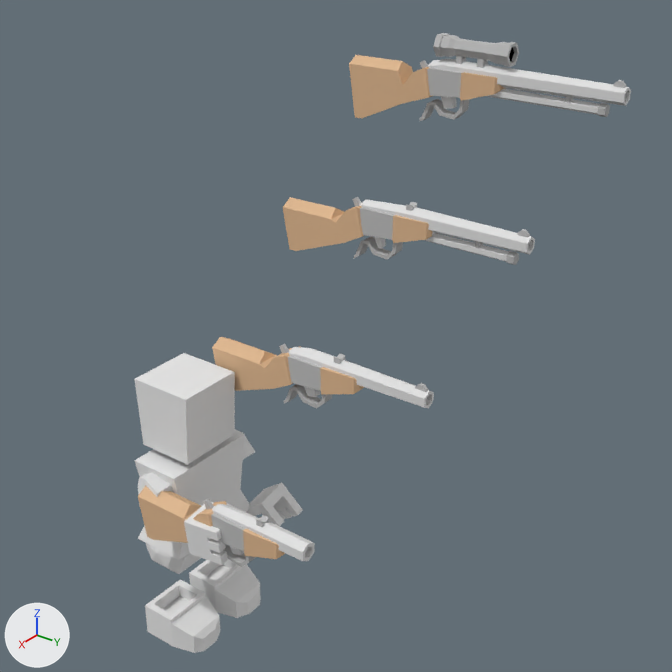
Before and after pictures for a commit that changed the Blender file core/weapons/assets/riflesFinal.blend.
Rendered twice from the file's camera 'Camera'. The lights are fixed; the arrows at lower left show +X, +Y and +Z.

Before the edit, the objects in view are built like this:
```python
ob_handle = bpy.data.objects.new('handle', me_mesh_001)
ob_handle.location = (-1.0, 0.0, 1.0)
ob_handle_001 = bpy.data.objects.new('handle.001', me_mesh_014)
ob_handle_001.location = (0.0, 0.0, 0.0)
ob_handle_004 = bpy.data.objects.new('handle.004', me_mesh_013)
ob_handle_004.location = (-2.0, 0.0, 2.0)
ob_handle_005 = bpy.data.objects.new('handle.005', me_mesh_008)
ob_handle_005.location = (-3.0, 0.0, 3.0)
ob_player_base_mesh_042 = bpy.data.objects.new('player_base_Mesh.042', me_player_base_mesh_042)
ob_player_base_mesh_042.location = (0.0, 0.0, 0.0)
ob_player_base_mesh_042.rotation_euler = (1.571, 0.0, 0.0)  # degrees (90, 0, 0)
```
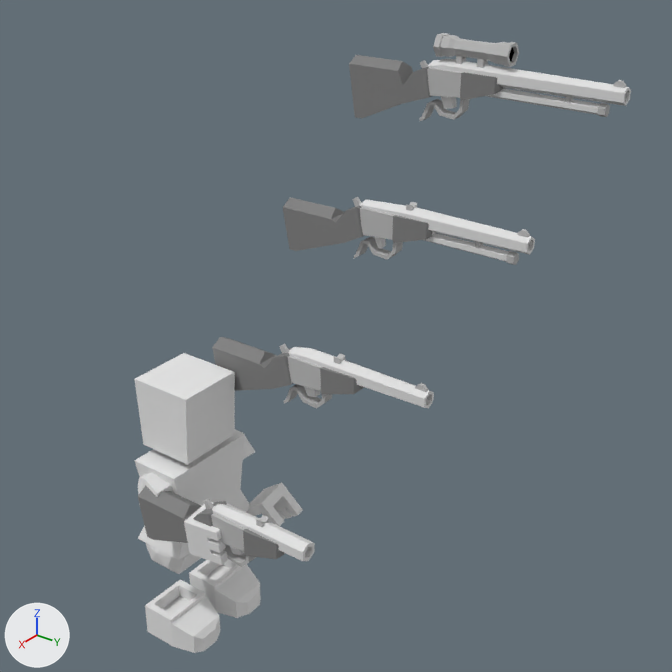
Commit message: Fix rifle coloring

Where the change shows, as pixel boxes [x1, y1, x2, y2] in the pictures (672 x 672 px):
'handle.005', recoloured (beige to grey): [349, 55, 507, 119] in both
'handle.004', recoloured (beige to grey): [283, 197, 435, 251] in both
'handle', recoloured (beige to grey): [212, 337, 366, 398] in both
'handle.001', recoloured (beige to grey): [138, 485, 287, 560] in both

Patch to the scene script:
```diff
--- a/core/weapons/assets/riflesFinal.blend.py
+++ b/core/weapons/assets/riflesFinal.blend.py
@@ mat_blank @@
 mat_blank = diffuse_material('blank')
-mat_blank.base_color = (0.733, 0.481, 0.287)  # beige #deb892
+mat_blank.base_color = (0.232, 0.232, 0.232)  # grey #848484
```
